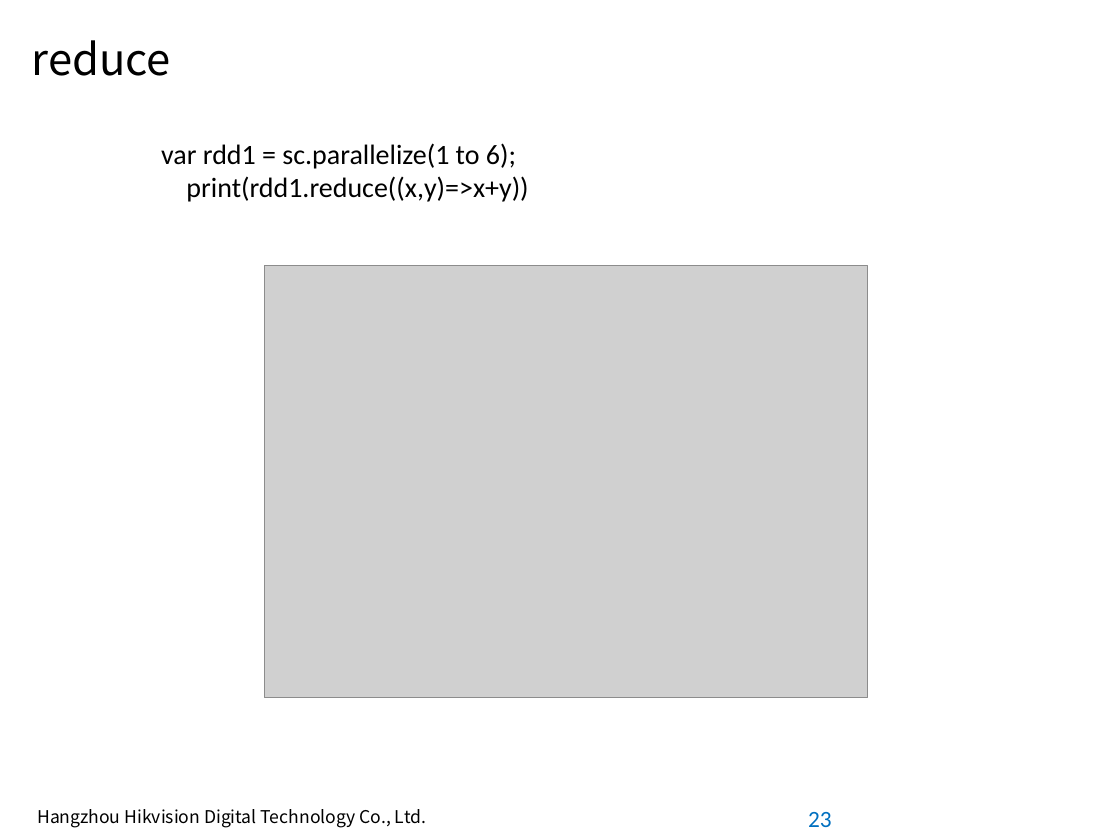
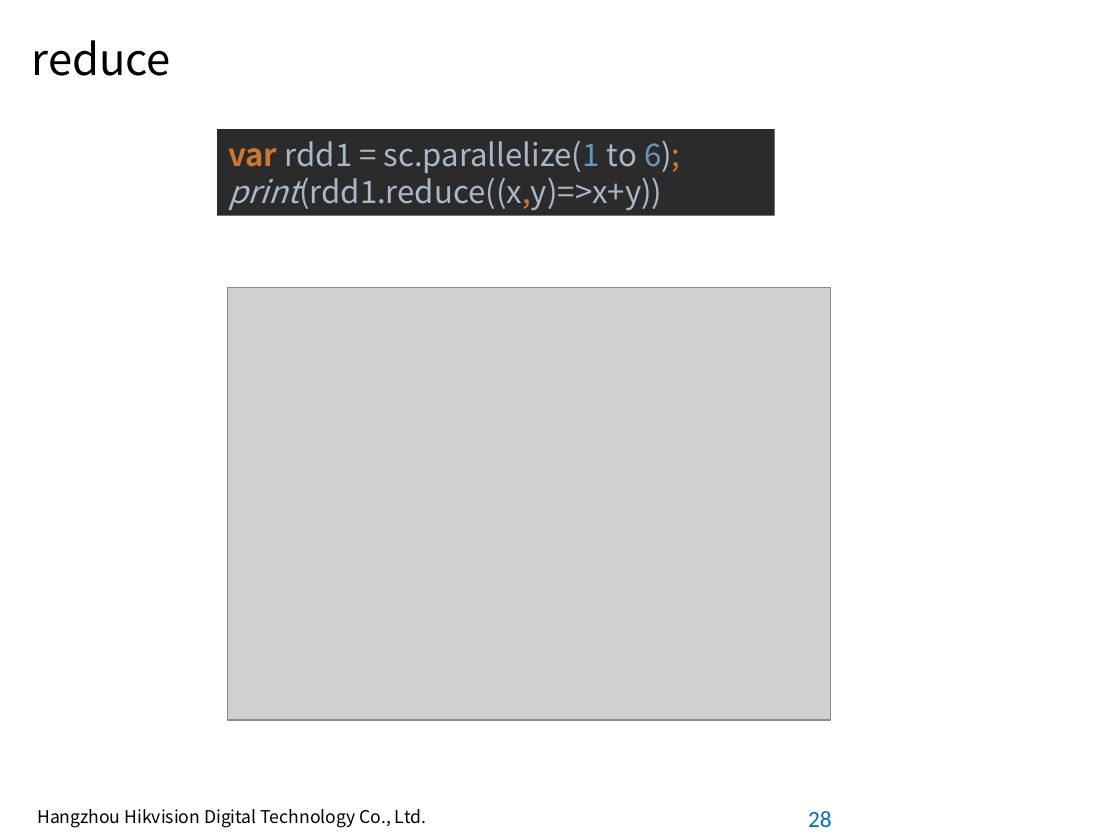
Before and after one commit to pcalpha/Learning, a slide deck: slide 28 of Scala/Spark常用算子.pptx (slide 23 before the commit). Drawn at 1120x840 pixels with LibreOffice and Linux fonts; fonts in the diff are those of the drawing; grey boxes stand for pictures; background and template pictures are left out. Boxes give left, top, right and bottom in pixels: in the first picture for what was removed or moved away, otherwise in the second. Text is boxed around its words. In the diff, an @@ line names an element or a change of style, - is before the commit and + after.

```diff
--- a/Scala/Spark常用算子.pptx
+++ b/Scala/Spark常用算子.pptx
@@ rectangle "var rdd1 = sc.parallelize(1 to ...": place and size @@
-rectangle "var rdd1 = sc.parallelize(1 to ..." at [161, 143, 528, 202]
+rectangle "var rdd1 = sc.parallelize(1 to ..." at [217, 129, 775, 215]
@@ rectangle "var rdd1 = sc.parallelize(1 to ..." at [217, 129, 775, 215]: vertical alignment top to middle; fill none to #2B2B2B @@
@@ text in rectangle at [228, 141, 680, 210]: text changed; size 18 to 20 pt; font Calibri to Noto Sans CJK SC; text colour #000000 to #A9B7C6 @@
-var rdd1 = sc.parallelize(1 to 6);
-print(rdd1.reduce((x,y)=>x+y))
+var rdd1 = sc.parallelize(1 to 6);
+print(rdd1.reduce((x,y)=>x+y))
@@ picture: place and size @@
-picture at [264, 265, 868, 698]
+picture at [227, 288, 831, 720]
@@ page number at [808, 811, 832, 827]: text changed @@
-23
+28
```
Also in this commit, not shown: 8 other slides changed, 13 slides added, 8 slides removed.
